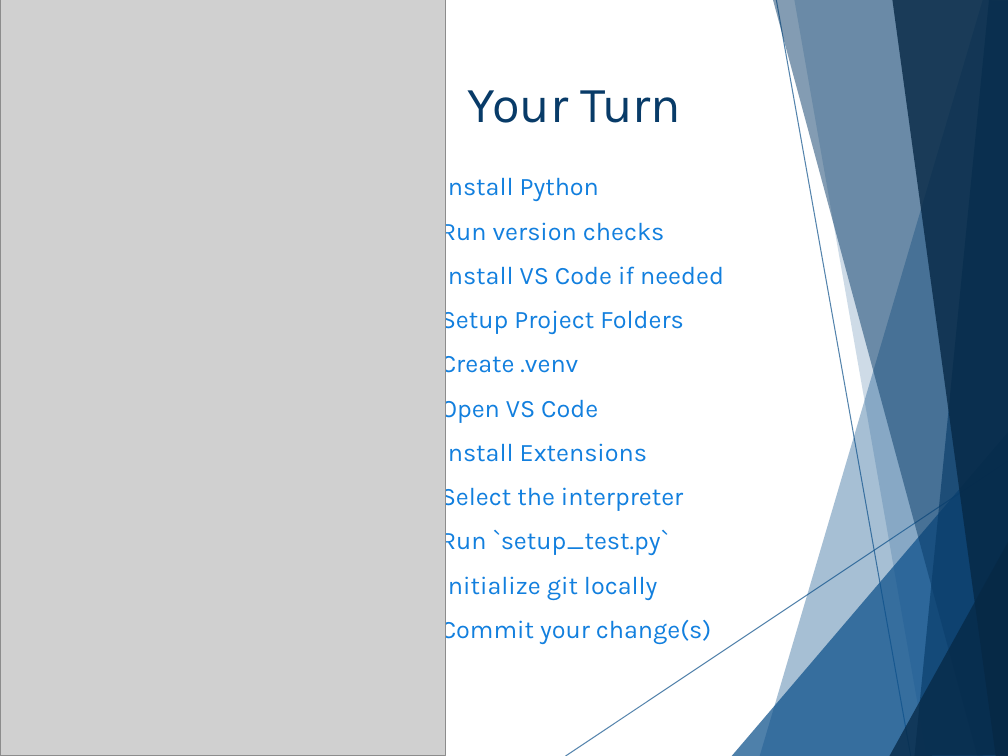
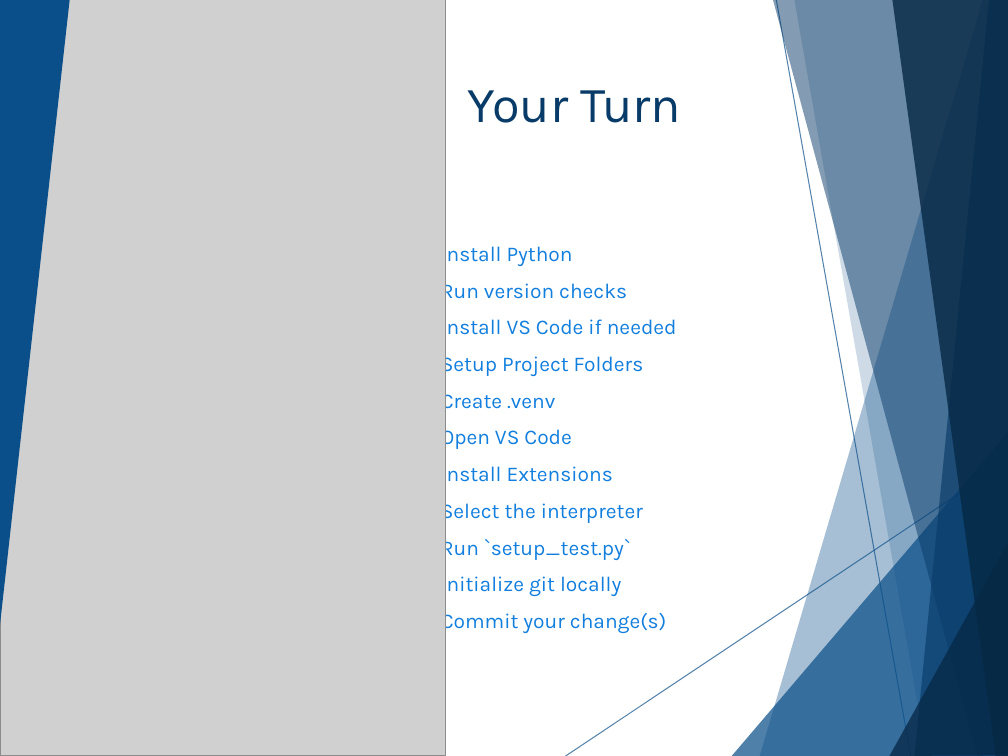
Before and after one commit to cashmy/AAISE_Details, a slide deck: slide 40 of 10-152-117_Python_Programming/Slide_Decks/Week_01/W01D01_Setup_Lecture_Slides.pptx. Drawn at 1008x756 pixels with LibreOffice and Linux fonts; fonts in the diff are those of the drawing; grey boxes stand for pictures; background and template pictures are left out. Boxes give left, top, right and bottom in pixels: in the first picture for what was removed or moved away, otherwise in the second. Text is boxed around its words. In the diff, an @@ line names an element or a change of style, - is before the commit and + after.

```diff
--- a/10-152-117_Python_Programming/Slide_Decks/Week_01/W01D01_Setup_Lecture_Slides.pptx
+++ b/10-152-117_Python_Programming/Slide_Decks/Week_01/W01D01_Setup_Lecture_Slides.pptx
@@ triangle added at (x1=0, y1=0, x2=70, y2=625), fill #0B4F8A @@
@@ text "Install Python" moved from (x1=441, y1=173, x2=724, y2=644) to (x1=441, y1=242, x2=677, y2=634) @@
@@ text "Install Python" at (x1=441, y1=242, x2=677, y2=634): size 18 to 15 pt; line spacing 1 to 0.9 @@
```
Also in this commit, not shown: 3 other files.
